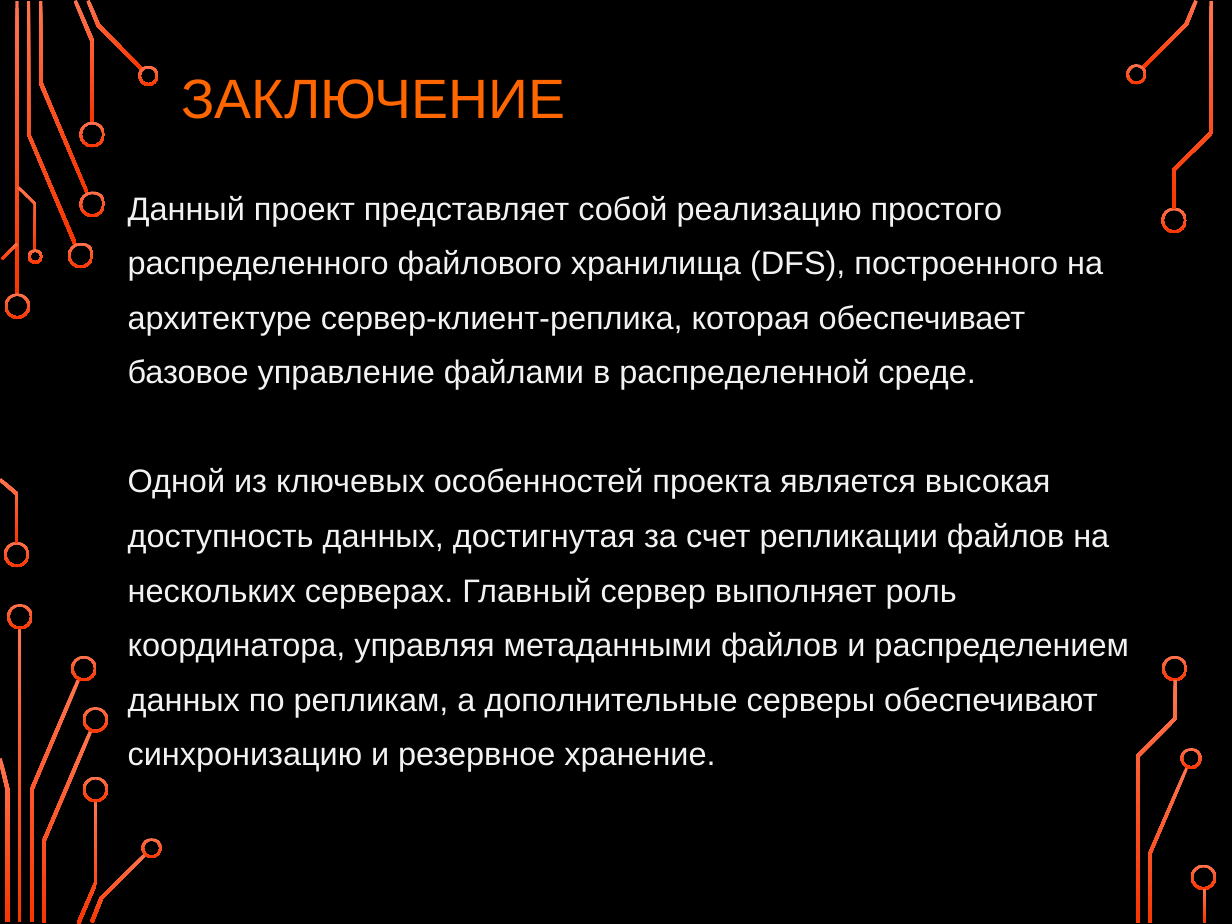
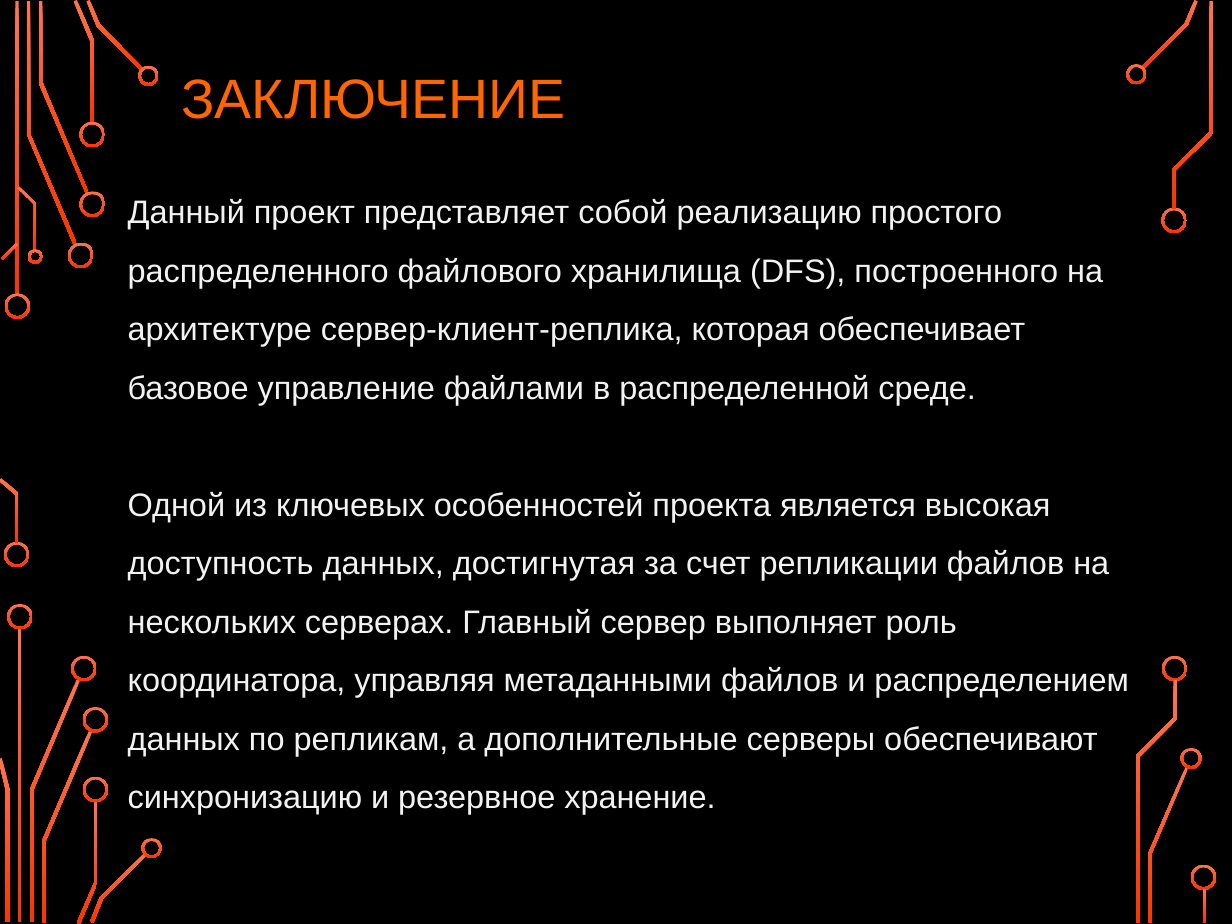
Before and after one commit to FraaaM/Distributed_file_system, a slide deck: slide 13 of DFS_presentation.pptx. Drawn at 1232x924 pixels with LibreOffice and Linux fonts; fonts in the diff are those of the drawing; background and template pictures are left out. Boxes give left, top, right and bottom in pixels: in the first picture for what was removed or moved away, otherwise in the second. Text is boxed around its words. In the diff, an @@ line names an element or a change of style, - is before the commit and + after.

```diff
--- a/DFS_presentation.pptx
+++ b/DFS_presentation.pptx
@@ text "Данный проект представляет собой реализацию ..." at (x1=128, y1=199, x2=1128, y2=815): line spacing 1.4 to 1.5 @@
```
Also in this commit, not shown: 10 other slides changed, 55 other files.
